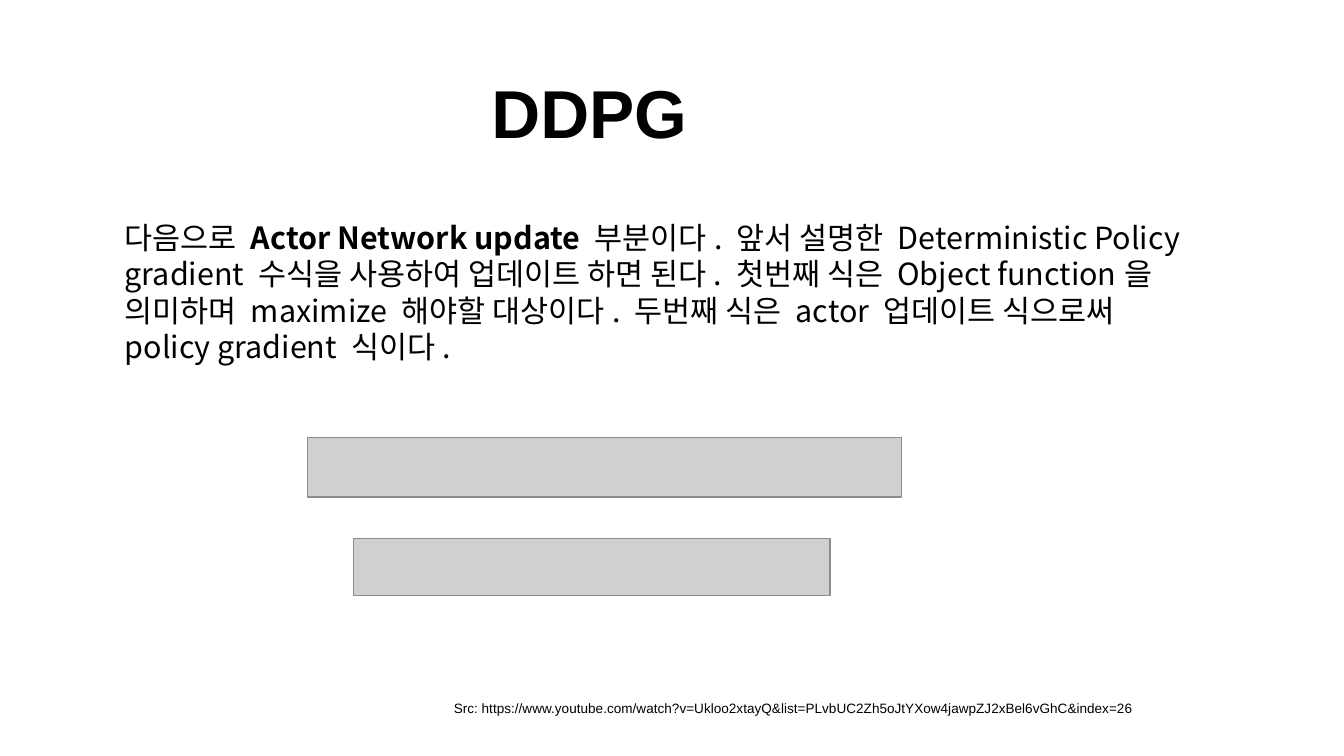
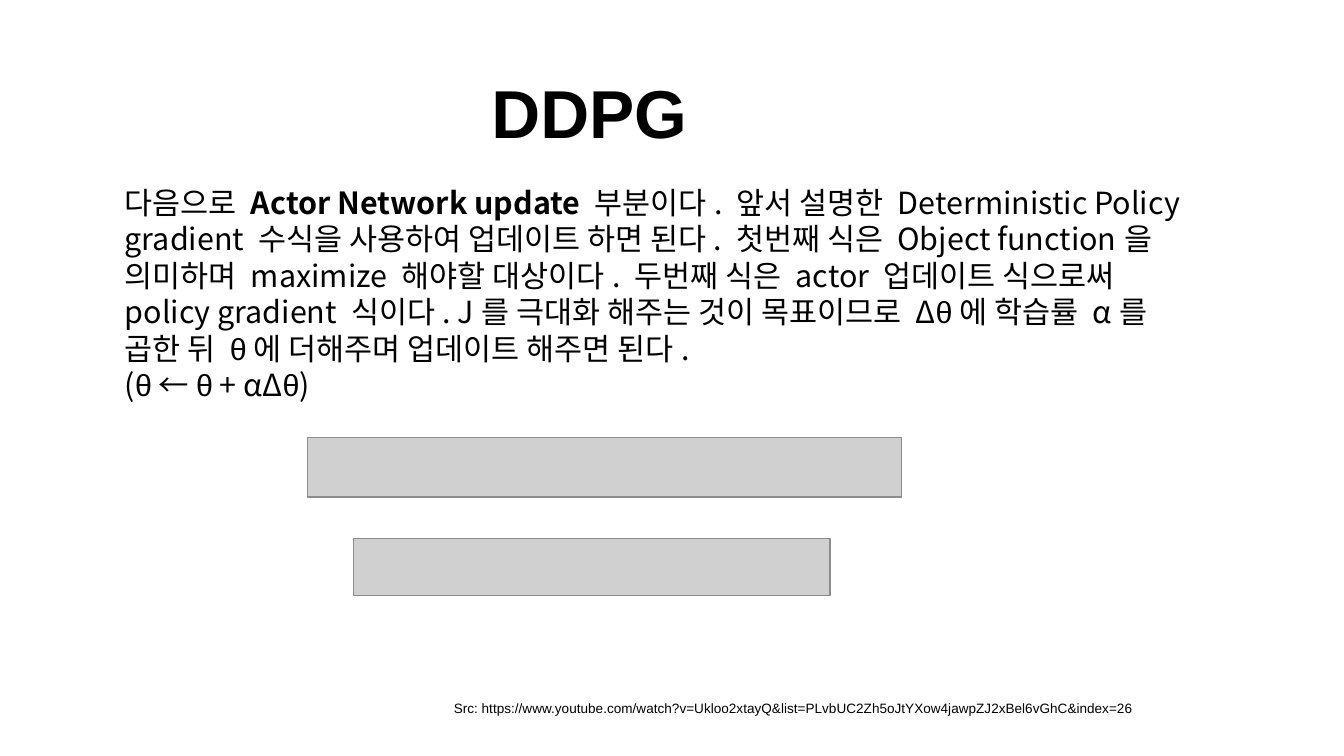
Before and after one commit to hyunjong-MRDL/ROKEY_Study_Group2, a slide deck: slide 14 of RL/DDPG.odp. Drawn at 1344x756 pixels with LibreOffice and Linux fonts; fonts in the diff are those of the drawing; grey boxes stand for pictures; background and template pictures are left out. Boxes give left, top, right and bottom in pixels: in the first picture for what was removed or moved away, otherwise in the second. Text is boxed around its words. In the diff, an @@ line names an element or a change of style, - is before the commit and + after.

Commit message:
'20251011_study_sw'

```diff
--- a/RL/DDPG.odp
+++ b/RL/DDPG.odp
@@ text at (125, 188, 1180, 402): text changed @@
-다음으로 Actor Network update 부분이다. 앞서 설명한 Deterministic Policy gradient 수식을 사용하여 업데이트 하면 된다. 첫번째 식은 Object function을 의미하며 maximize 해야할 대상이다. 두번째 식은 actor 업데이트 식으로써 policy gradient 식이다.
+다음으로 Actor Network update 부분이다. 앞서 설명한 Deterministic Policy gradient 수식을 사용하여 업데이트 하면 된다. 첫번째 식은 Object function을 의미하며 maximize 해야할 대상이다. 두번째 식은 actor 업데이트 식으로써 policy gradient 식이다. J를 극대화 해주는 것이 목표이므로 Δθ에 학습률 α를 곱한 뒤 θ에 더해주며 업데이트 해주면 된다.
+(θ ← θ + αΔθ)
```
